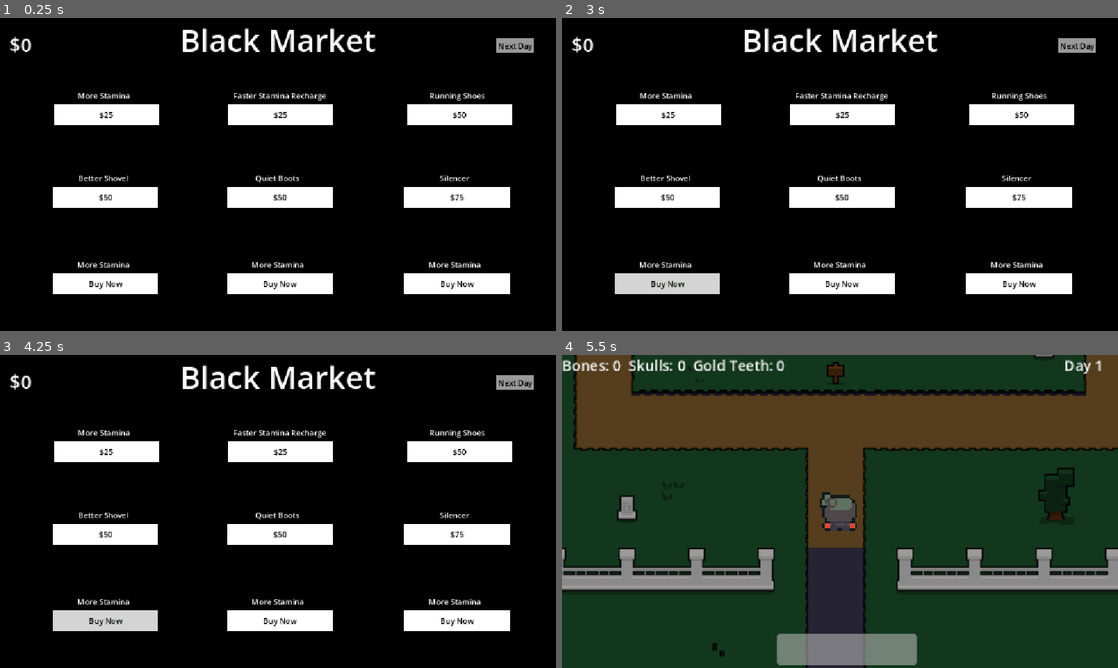
Above: before the commit, frames 1-4 (two rows, left to right).
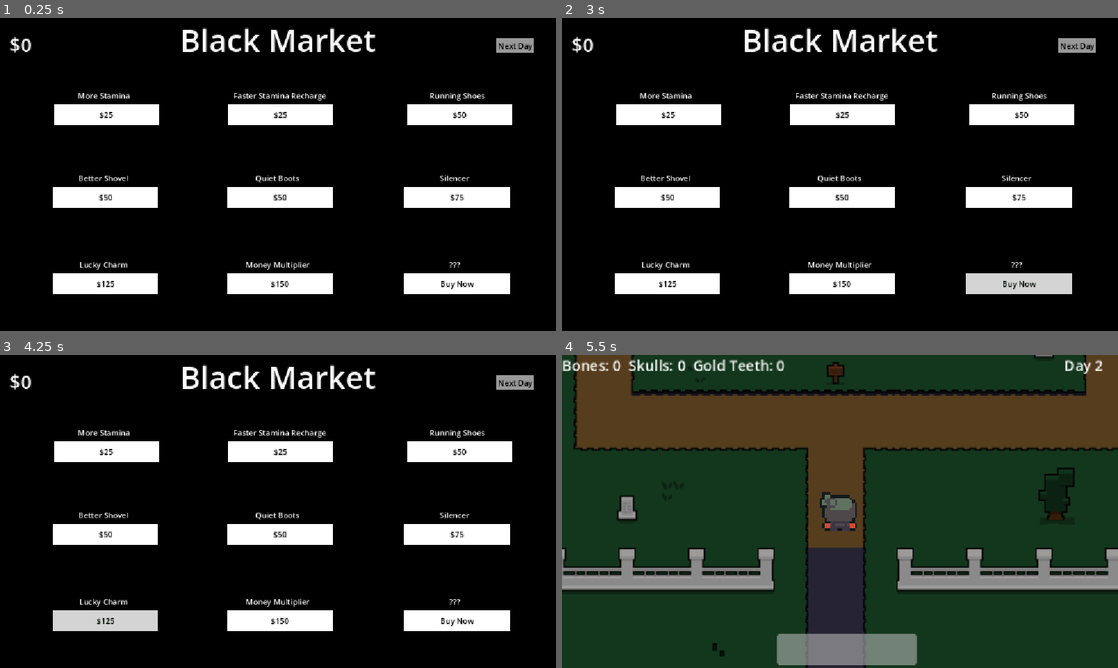
Above: after the commit, the same moments.

Repository: Astern27/Bare-Bones-Game
Game: Godot game, scene res://Levels/market.tscn
Two runs of this game, one before a commit and one after it. Both use one fixed random seed, a clock stepped at 60 frames per second and the inputs below. This scene is started directly instead of the project's main scene.
Inputs (mouse positions are in pixels of both pictures, inside the frame that each line leads up to):
- Up to frame 1 (0.25 s): no input
- Up to frame 2 (3 s): click "$25" at 0.5 s; click "$50" at 1.25 s; click "$75" at 2 s; click "Buy Now" at 2.75 s
- Up to frame 3 (4.25 s): click (105, 621) at 3.5 s, where only the run after the commit has a clickable "$125"
- Up to frame 4 (5.5 s): click (840, 621) at 4.25 s, where only the run after the commit has a clickable "$150"; click "Next Day" at 5 s

The runs differ from the first frame. In frame 1, 0.6% of the frame differs, in the area x 14-87%, y 77-87%; in frame 2, 3.0%, in the area x 9-92%, y 77-89%; in frame 3, 0.6%; in frame 4, less than 0.1%.

Commit message:
more items and other stuff

Diff:
--- a/Levels/market.tscn
+++ b/Levels/market.tscn
@@ -7,6 +7,8 @@
 [ext_resource type="Script" uid="uid://dexkjo0didcpp" path="res://Scripts/slot4.gd" id="5_qf2mk"]
 [ext_resource type="Script" uid="uid://dbyonr1ll217v" path="res://Scripts/slot5.gd" id="6_rj8lb"]
 [ext_resource type="Script" uid="uid://mld0ywerxjaw" path="res://Scripts/slot6.gd" id="7_14mu2"]
+[ext_resource type="Script" uid="uid://b51e8h3ndbxcv" path="res://Scripts/slot7.gd" id="8_2uril"]
+[ext_resource type="Script" uid="uid://bxmvfhqx5bvsi" path="res://Scripts/slot8.gd" id="9_1o5wd"]
 
 [sub_resource type="LabelSettings" id="LabelSettings_o001h"]
 font_size = 64
@@ -209,6 +211,7 @@
 metadata/_edit_use_anchors_ = true
 
 [node name="Node2D7" type="Node2D" parent="." unique_id=2034614840]
+script = ExtResource("8_2uril")
 
 [node name="Button" type="Button" parent="Node2D7" unique_id=1123763085]
 offset_left = -466.0
@@ -221,7 +224,7 @@
 theme_override_styles/normal = SubResource("StyleBoxFlat_hboqi")
 theme_override_styles/pressed = SubResource("StyleBoxFlat_8ceqg")
 theme_override_styles/hover = SubResource("StyleBoxFlat_f3crt")
-text = "Buy Now"
+text = "$125"
 metadata/_edit_use_anchors_ = true
 
 [node name="Label" type="Label" parent="Node2D7" unique_id=1297866786]
@@ -229,12 +232,13 @@
 offset_top = 175.0
 offset_right = -268.0
 offset_bottom = 203.0
-text = "More Stamina"
+text = "Lucky Charm"
 label_settings = SubResource("LabelSettings_h5spr")
 horizontal_alignment = 1
 metadata/_edit_use_anchors_ = true
 
 [node name="Node2D8" type="Node2D" parent="." unique_id=381210144]
+script = ExtResource("9_1o5wd")
 
 [node name="Button" type="Button" parent="Node2D8" unique_id=841864290]
 offset_left = -105.0
@@ -247,7 +251,7 @@
 theme_override_styles/normal = SubResource("StyleBoxFlat_hboqi")
 theme_override_styles/pressed = SubResource("StyleBoxFlat_8ceqg")
 theme_override_styles/hover = SubResource("StyleBoxFlat_f3crt")
-text = "Buy Now"
+text = "$150"
 metadata/_edit_use_anchors_ = true
 
 [node name="Label" type="Label" parent="Node2D8" unique_id=1135259292]
@@ -255,7 +259,7 @@
 offset_top = 175.0
 offset_right = 93.0
 offset_bottom = 203.0
-text = "More Stamina"
+text = "Money Multiplier"
 label_settings = SubResource("LabelSettings_h5spr")
 horizontal_alignment = 1
 metadata/_edit_use_anchors_ = true
@@ -281,7 +285,7 @@
 offset_top = 175.0
 offset_right = 460.0
 offset_bottom = 203.0
-text = "More Stamina"
+text = "???"
 label_settings = SubResource("LabelSettings_h5spr")
 horizontal_alignment = 1
 metadata/_edit_use_anchors_ = true
@@ -305,4 +309,6 @@
 [connection signal="pressed" from="Node2D4/Button" to="Node2D4" method="_on_button_pressed"]
 [connection signal="pressed" from="Node2D5/Button" to="Node2D5" method="_on_button_pressed"]
 [connection signal="pressed" from="Node2D6/Button" to="Node2D6" method="_on_button_pressed"]
+[connection signal="pressed" from="Node2D7/Button" to="Node2D7" method="_on_button_pressed"]
+[connection signal="pressed" from="Node2D8/Button" to="Node2D8" method="_on_button_pressed"]
 [connection signal="pressed" from="Button" to="." method="_on_button_pressed"]
--- a/Scripts/dig.gd
+++ b/Scripts/dig.gd
@@ -4,6 +4,7 @@
 @onready var player = get_node("../../Player")
 static var shovel = 1
 static var silent = 1
+static var lucky = false
 
 func _ready() -> void:
 	$Sprite2D.visible = false;
@@ -23,10 +24,18 @@
 					$Sprite2D.visible = true
 					$ProgressBar.visible = false
 					var chance = randi() % 20
-					if chance <= 10:
-						player.bones += (randi() % 4) + 3
-					elif chance <= 16:
-						player.skulls += (randi() % 2) + 1
+					if lucky:
+						if chance <= 8:
+							player.bones += (randi() % 4) + 3
+						elif chance <= 15:
+							player.skulls += (randi() % 2) + 1
+						else:
+							player.teeth += 1
 					else:
-						player.teeth += 1
+						if chance <= 10:
+							player.bones += (randi() % 4) + 3
+						elif chance <= 16:
+							player.skulls += (randi() % 2) + 1
+						else:
+							player.teeth += 1
 					get_node("../../CanvasLayer/Label").text = "Bones: " + str(player.bones) + "  Skulls: " + str(player.skulls) + "  Gold Teeth: " + str(player.teeth)
--- a/Scripts/guard.gd
+++ b/Scripts/guard.gd
@@ -15,7 +15,7 @@
 @export var starting_point: int = 0
 
 # How close the guard must be to grab the player
-@export var catch_distance : float = 16.0
+@export var catch_distance : float = 35.0
 # How close the player can be before the guard notices regardless of noise
 @export var close_range : float = 80.0
 # Seconds the guard keeps chasing after losing sight
@@ -201,7 +201,8 @@
 		print("[Guard] caught the player!")
 	# Player's _ready() resets bones/skulls/teeth, so reloading wipes the loot.
 	# Swap this for a game over scene if you make one.
-	get_tree().call_deferred("reload_current_scene")
+	Market.caught = .5
+	get_tree().call_deferred("change_scene_to_file", "res://Levels/market.tscn")
 
 # --- DIRECTION & ANIMATION ---
 
--- a/Scripts/market.gd
+++ b/Scripts/market.gd
@@ -3,16 +3,20 @@
 
 static var money = 0
 static var score = 0
+static var multiply = 1
+static var caught = 1
 
 # Called when the node enters the scene tree for the first time.
 func _ready() -> void:
-	money += Player.bones
-	money += Player.skulls * 10
-	money += Player.teeth * 25
-	score += Player.bones
-	score += Player.skulls * 10
-	score += Player.teeth * 25
+	money += Player.bones * multiply * caught
+	money += Player.skulls * 10 * multiply * caught
+	money += Player.teeth * 25 * multiply * caught
+	score += Player.bones * multiply * caught
+	score += Player.skulls * 10 * multiply * caught
+	score += Player.teeth * 25 * multiply * caught
+	money = int(round(money))
 	$Money.text = "$" + str(money)
+	Player.level += 1
 
 
 func _on_button_pressed() -> void:
--- a/Scripts/player.gd
+++ b/Scripts/player.gd
@@ -70,5 +70,5 @@
 
 func _on_area_2d_body_entered(body: Node2D) -> void:
 	if body is Player:
-		level += 1
+		Market.caught = 1
 		get_tree().call_deferred("change_scene_to_file", "res://Levels/market.tscn")
--- /dev/null
+++ b/Scripts/slot7.gd
@@ -0,0 +1,17 @@
+extends Node2D
+
+static var v = true
+
+func _ready() -> void:
+	visible = v
+
+
+
+
+func _on_button_pressed() -> void:
+	if Market.money >= 125:
+		Market.money -= 125
+		Dig.lucky = true
+		get_node("../Money").text = "$" + str(Market.money)
+		visible = false
+		v = false
--- /dev/null
+++ b/Scripts/slot8.gd
@@ -0,0 +1,16 @@
+extends Node2D
+
+static var v = true
+
+func _ready() -> void:
+	visible = v
+
+
+
+func _on_button_pressed() -> void:
+	if Market.money >= 150:
+		Market.money -= 150
+		Market.multiply *= 1.3
+		get_node("../Money").text = "$" + str(Market.money)
+		visible = false
+		v = false
Not shown, added: Scripts/slot7.gd.uid
Not shown, added: Scripts/slot8.gd.uid
